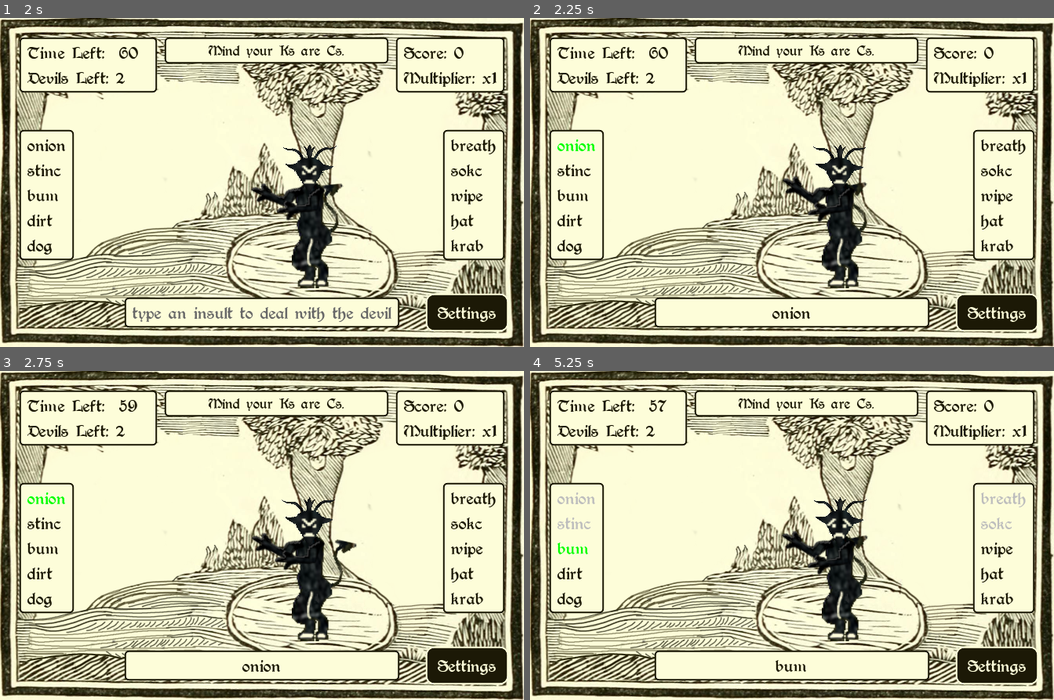
Above: before the commit, frames 1-4 (two rows, left to right).
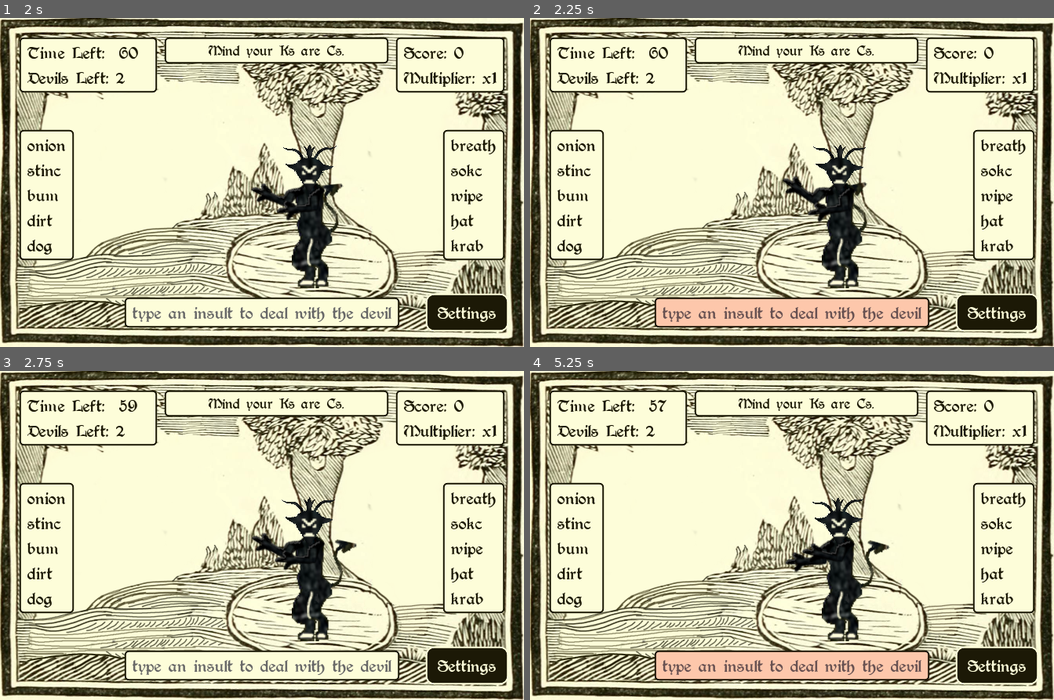
Above: after the commit, the same moments.

Repository: hoodscott/psareqs
Game: Godot game, scene res://scenes/Game.tscn
Two runs of this game, one before a commit and one after it. Both use one fixed random seed, a clock stepped at 60 frames per second and the inputs below. Sound files missing from this copy of the repository are replaced by a short silence.
Inputs:
- Up to frame 1 (2 s): click "Start Game" at 0.5 s; click "Ks are Cs (x1)" at 1.25 s
- Up to frame 2 (2.25 s): tap Enter at 2 s; hold Right (ui_right) from 2.03 s (still down); tap Z at 2.1 s
- Up to frame 3 (2.75 s): keep holding Right (ui_right)
- Up to frame 4 (5.25 s): release Right (ui_right) at 2.78 s; hold Down (ui_down) 2.78-3.53 s; tap Z at 2.85, 3.8, 4.35, 5.1 s; hold Right (ui_right) 3.53-4.28 s; tap Backspace at 3.6 s; hold Up (ui_up) 4.28-5.03 s; hold Left (ui_left) from 5.03 s (still down)

Frame 1 is identical in both runs. In frame 2, 4.3% of the frame differs, in the area x 5-76%, y 36-94%; in frame 3, 0.8%; in frame 4, 6.0%, in the area x 5-95%, y 36-94%.

Commit message:
bug fixin

Diff:
--- a/project.godot
+++ b/project.godot
@@ -53,6 +53,10 @@
 window/stretch/mode="2d"
 window/stretch/aspect="keep"
 
+[global]
+
+vers=false
+
 [gui]
 
 common/drop_mouse_on_gui_input_disabled=true
--- a/scenes/Game.gd
+++ b/scenes/Game.gd
@@ -5,7 +5,7 @@
 const NUM_DEVILS := 2 # per round
 const GAME_LENGTH := 60 # in seconds
 
-const CHEATING := true
+const CHEATING := false
 
 enum GAMESTATE {
   CURSE_CHOICE = 0,
@@ -226,7 +226,7 @@
 
 func check_prefix_complete() -> bool:
   for prefix in prefixes:
-    if prefix.fragment == player.get_prefix():
+    if prefix.fragment == player.get_prefix() and not prefix.used:
       prefix.current = true
       return true
   return false
--- a/scenes/class/curses.gd
+++ b/scenes/class/curses.gd
@@ -53,7 +53,7 @@
 
   # word reorder easy
   CURSE.REVERSE: 2,
-  # word reoder medium
+  # word reorder medium
   CURSE.ROT1: 4,
   CURSE.ROT1NEG: 4,
   CURSE.JUMBLE: 4,
@@ -95,6 +95,10 @@
       word = _swap(word, "b", "d")
     CURSE.KC:
       word = _swap(word, "k", "c")
+    CURSE.FG:
+      word = _swap(word, "f", "g")
+    CURSE.LT:
+      word = _swap(word, "l", "t")
     CURSE.ALPHA:
       word = _alphabetise(word)
     CURSE.JUMBLE:
@@ -132,6 +136,7 @@
 
 
 func shuffle_curse_options() -> void:
+
   for i in _curse_options:
     i.shuffle()
 
@@ -242,4 +247,4 @@
         flipped += letter + prev_vowel
         prev_vowel = ""
 
-  return flipped
+  return flipped + prev_vowel
--- a/scenes/ui/UI.gd
+++ b/scenes/ui/UI.gd
@@ -75,19 +75,20 @@
   _GameContainer.hide()
   _StartContainer.show()
 
-  if won:
-    _GameOver.text = "Congratulations!\n\n" + \
-      "You have dealt with the devils.\nTheir cursed power shrivels\n" + \
-      "back to indistinct ripples.\nAll it took was some drivel!" + \
-      "\n\nFinal Score: %s" % score
-  elif reset:
+  var poemw = "You have dealt with the devils.\nTheir cursed power shrivels\n" + \
+      "back to indistinct ripples.\nAll it took was some drivel!"
+  var poeml = "The devils were not dealt with.\nNow found abundant on Earth\n" + \
+      "they are no longer a myth.\nA new Dark Age given birth."
+
+  if reset:
     _GameOver.text = "Mind your\nPs and Qs"
     _StartButton.text = "Start Game"
   else:
-    _GameOver.text = "Game Over!\n\n" + \
-      "The devils were not dealt with.\nNow found abundant on Earth\n" + \
-      "they are no longer a myth.\nA new Dark Age given birth." + \
-      "\n\nFinal Score: %s" % score
+    if won:
+      _GameOver.text = "Congratulations!\n\n" + poemw
+    else:
+      _GameOver.text = "Game Over!\n\n" + poeml
+    _GameOver.text += "\n\nFinal Score: %s" % score
 
   _GameOver.show()
 
Not shown, changed: docs/todo.txt
